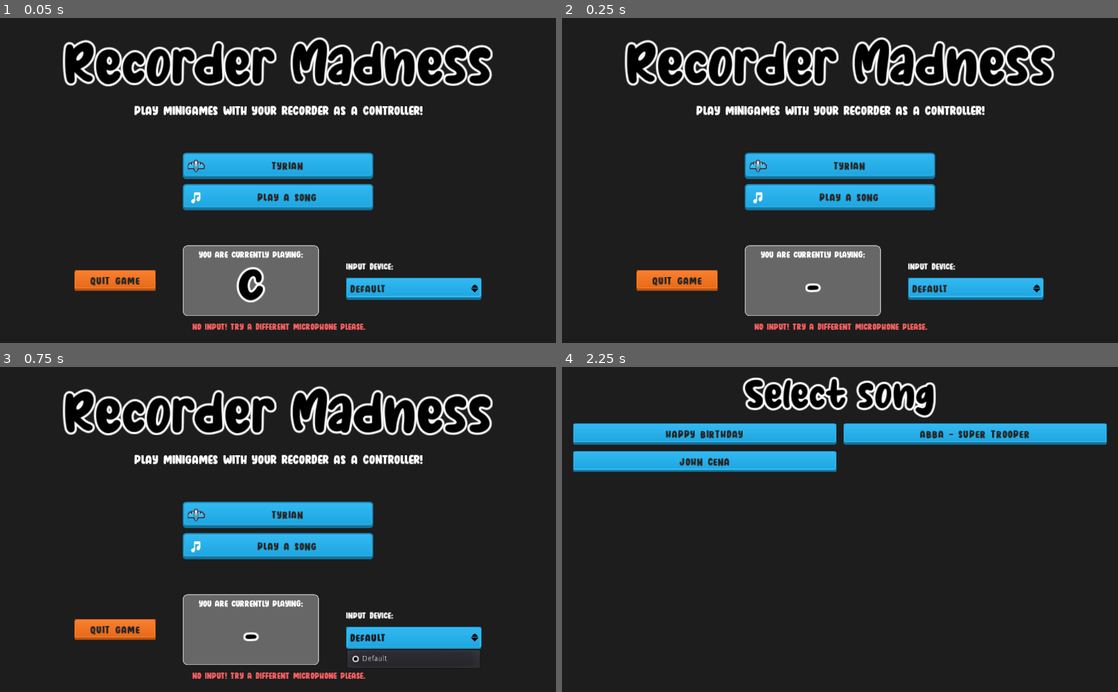
Above: before the commit, frames 1-4 (two rows, left to right).
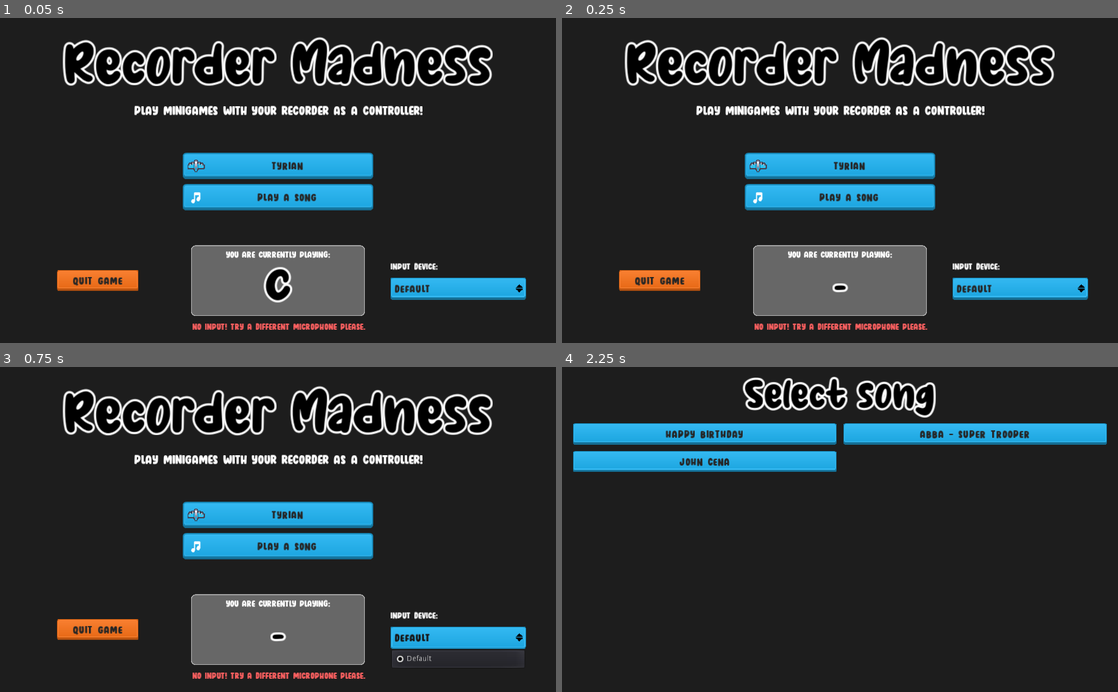
Above: after the commit, the same moments.

Repository: VojtaStruhar/recorder-madness
Game: Godot game, scene res://Minigames/Menus/MainMenu.tscn
The game is run twice, just before and just after one commit, with the same random seed, the same clock (stepped at 60 frames per second) and the same inputs.
Inputs:
- Up to frame 1 (0.05 s): no input
- Up to frame 2 (0.25 s): no input
- Up to frame 3 (0.75 s): click "Default" at 0.5 s
- Up to frame 4 (2.25 s): click "Play a song" at 1.25 s; click "Play a song" at 2 s

The runs differ from the first frame. In frame 1, 5.2% of the frame differs, in the area x 10-95%, y 69-92%; in frame 2, 4.5%; in frame 3, 4.7%; in frame 4, nothing differs.

Commit message:
Main menu layout adjusted

Diff:
--- a/Minigames/Menus/MainMenu.tscn
+++ b/Minigames/Menus/MainMenu.tscn
@@ -107,22 +107,22 @@
 icon = ExtResource( 9 )
 destination = 4
 
-[node name="HBoxContainer" type="HBoxContainer" parent="MarginContainer/VBoxContainer"]
+[node name="SettingsContainer" type="GridContainer" parent="MarginContainer/VBoxContainer"]
 margin_top = 380.0
 margin_right = 984.0
 margin_bottom = 510.0
 size_flags_horizontal = 3
-custom_constants/separation = 50
-alignment = 1
-
-[node name="VBoxContainer" type="CenterContainer" parent="MarginContainer/VBoxContainer/HBoxContainer"]
-margin_left = 117.0
-margin_right = 267.0
+columns = 3
+
+[node name="CenterContainer2" type="CenterContainer" parent="MarginContainer/VBoxContainer/SettingsContainer"]
+margin_right = 320.0
 margin_bottom = 130.0
-
-[node name="QuitButton" type="Button" parent="MarginContainer/VBoxContainer/HBoxContainer/VBoxContainer"]
+size_flags_horizontal = 3
+
+[node name="QuitButton" type="Button" parent="MarginContainer/VBoxContainer/SettingsContainer/CenterContainer2"]
+margin_left = 85.0
 margin_top = 45.0
-margin_right = 150.0
+margin_right = 235.0
 margin_bottom = 84.0
 rect_min_size = Vector2( 150, 0 )
 custom_styles/hover = SubResource( 2 )
@@ -131,30 +131,31 @@
 custom_styles/normal = SubResource( 2 )
 text = "Quit Game"
 
-[node name="Panel" type="Panel" parent="MarginContainer/VBoxContainer/HBoxContainer"]
-margin_left = 317.0
-margin_right = 567.0
+[node name="Panel" type="Panel" parent="MarginContainer/VBoxContainer/SettingsContainer"]
+margin_left = 332.0
+margin_right = 652.0
 margin_bottom = 130.0
 rect_min_size = Vector2( 250, 130 )
-
-[node name="CenterContainer" type="CenterContainer" parent="MarginContainer/VBoxContainer/HBoxContainer/Panel"]
-anchor_right = 1.0
-anchor_bottom = 1.0
-
-[node name="VBoxContainer" type="VBoxContainer" parent="MarginContainer/VBoxContainer/HBoxContainer/Panel/CenterContainer"]
-margin_left = 24.0
+size_flags_horizontal = 3
+
+[node name="CenterContainer" type="CenterContainer" parent="MarginContainer/VBoxContainer/SettingsContainer/Panel"]
+anchor_right = 1.0
+anchor_bottom = 1.0
+
+[node name="VBoxContainer" type="VBoxContainer" parent="MarginContainer/VBoxContainer/SettingsContainer/Panel/CenterContainer"]
+margin_left = 59.0
 margin_top = 7.0
-margin_right = 225.0
+margin_right = 260.0
 margin_bottom = 123.0
 
-[node name="Label" type="Label" parent="MarginContainer/VBoxContainer/HBoxContainer/Panel/CenterContainer/VBoxContainer"]
+[node name="Label" type="Label" parent="MarginContainer/VBoxContainer/SettingsContainer/Panel/CenterContainer/VBoxContainer"]
 margin_right = 201.0
 margin_bottom = 20.0
 text = "You are currently playing:"
 align = 1
 valign = 1
 
-[node name="NoteLabel" type="Label" parent="MarginContainer/VBoxContainer/HBoxContainer/Panel/CenterContainer/VBoxContainer"]
+[node name="NoteLabel" type="Label" parent="MarginContainer/VBoxContainer/SettingsContainer/Panel/CenterContainer/VBoxContainer"]
 unique_name_in_owner = true
 margin_top = 30.0
 margin_right = 201.0
@@ -165,22 +166,24 @@
 align = 1
 valign = 1
 
-[node name="CenterContainer" type="CenterContainer" parent="MarginContainer/VBoxContainer/HBoxContainer"]
-margin_left = 617.0
-margin_right = 867.0
+[node name="CenterContainer" type="CenterContainer" parent="MarginContainer/VBoxContainer/SettingsContainer"]
+margin_left = 664.0
+margin_right = 984.0
 margin_bottom = 130.0
-
-[node name="VBoxContainer2" type="VBoxContainer" parent="MarginContainer/VBoxContainer/HBoxContainer/CenterContainer"]
+size_flags_horizontal = 3
+
+[node name="VBoxContainer2" type="VBoxContainer" parent="MarginContainer/VBoxContainer/SettingsContainer/CenterContainer"]
+margin_left = 35.0
 margin_top = 29.0
-margin_right = 250.0
+margin_right = 285.0
 margin_bottom = 100.0
 
-[node name="SettingsLabel" type="Label" parent="MarginContainer/VBoxContainer/HBoxContainer/CenterContainer/VBoxContainer2"]
+[node name="SettingsLabel" type="Label" parent="MarginContainer/VBoxContainer/SettingsContainer/CenterContainer/VBoxContainer2"]
 margin_right = 250.0
 margin_bottom = 20.0
 text = "Input device:"
 
-[node name="DeviceSelection" parent="MarginContainer/VBoxContainer/HBoxContainer/CenterContainer/VBoxContainer2" instance=ExtResource( 2 )]
+[node name="DeviceSelection" parent="MarginContainer/VBoxContainer/SettingsContainer/CenterContainer/VBoxContainer2" instance=ExtResource( 2 )]
 margin_top = 30.0
 margin_right = 250.0
 margin_bottom = 71.0
@@ -194,4 +197,4 @@
 text = "Optional error label here"
 align = 1
 
-[connection signal="pressed" from="MarginContainer/VBoxContainer/HBoxContainer/VBoxContainer/QuitButton" to="." method="_on_QuitButton_pressed"]
+[connection signal="pressed" from="MarginContainer/VBoxContainer/SettingsContainer/CenterContainer2/QuitButton" to="." method="_on_QuitButton_pressed"]
